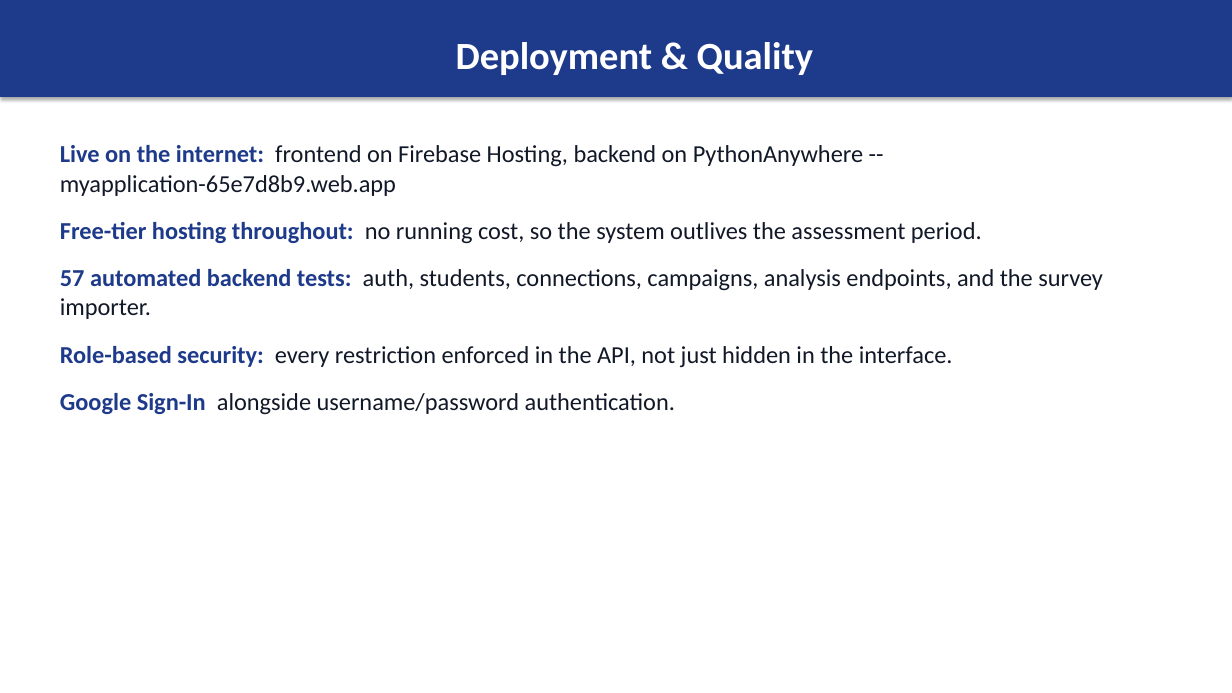
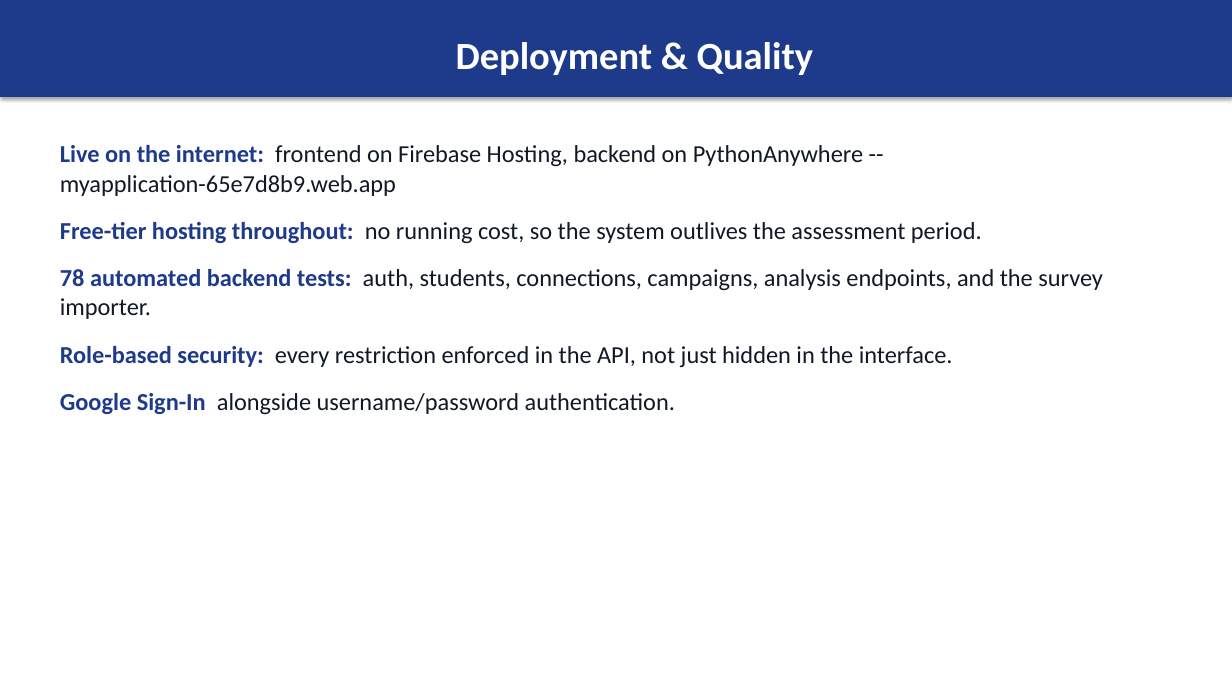
Before and after one commit to Kwakubenzy/UTAS_SNA_System, a slide deck: slide 16 of docs/UTAS_SNA_Defense_Presentation.pptx (slide 15 before the commit). Drawn at 1232x693 pixels with LibreOffice and Linux fonts; fonts in the diff are those of the drawing. Boxes give left, top, right and bottom in pixels: in the first picture for what was removed or moved away, otherwise in the second. Text is boxed around its words. In the diff, an @@ line names an element or a change of style, - is before the commit and + after.

```diff
--- a/docs/UTAS_SNA_Defense_Presentation.pptx
+++ b/docs/UTAS_SNA_Defense_Presentation.pptx
@@ text at (60, 269, 1103, 319): text changed @@
-57 automated backend tests: auth, students, connections, campaigns, analysis endpoints, and the survey importer.
+78 automated backend tests: auth, students, connections, campaigns, analysis endpoints, and the survey importer.
```
Also in this commit, not shown: 4 other slides changed, 1 slide added, 1 other file.
